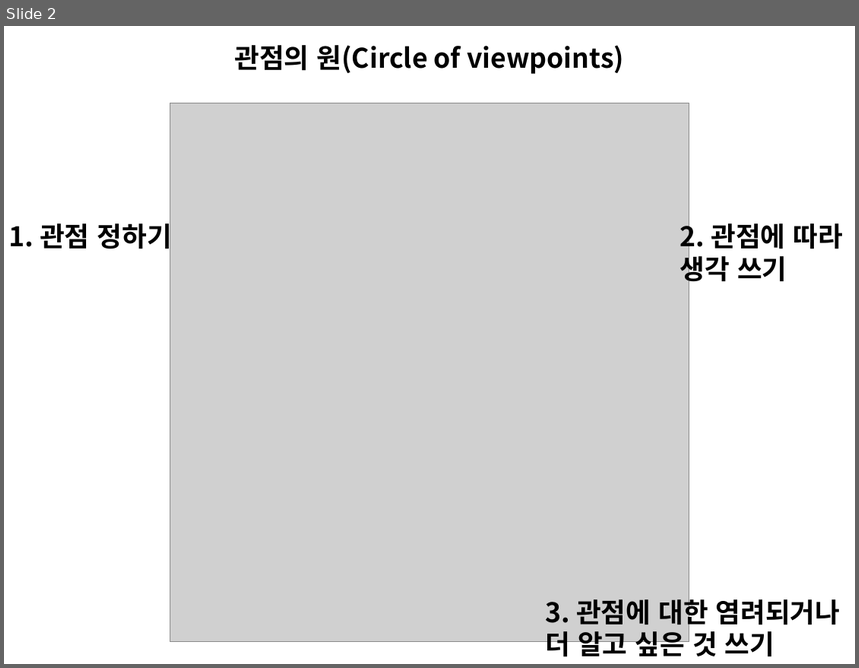
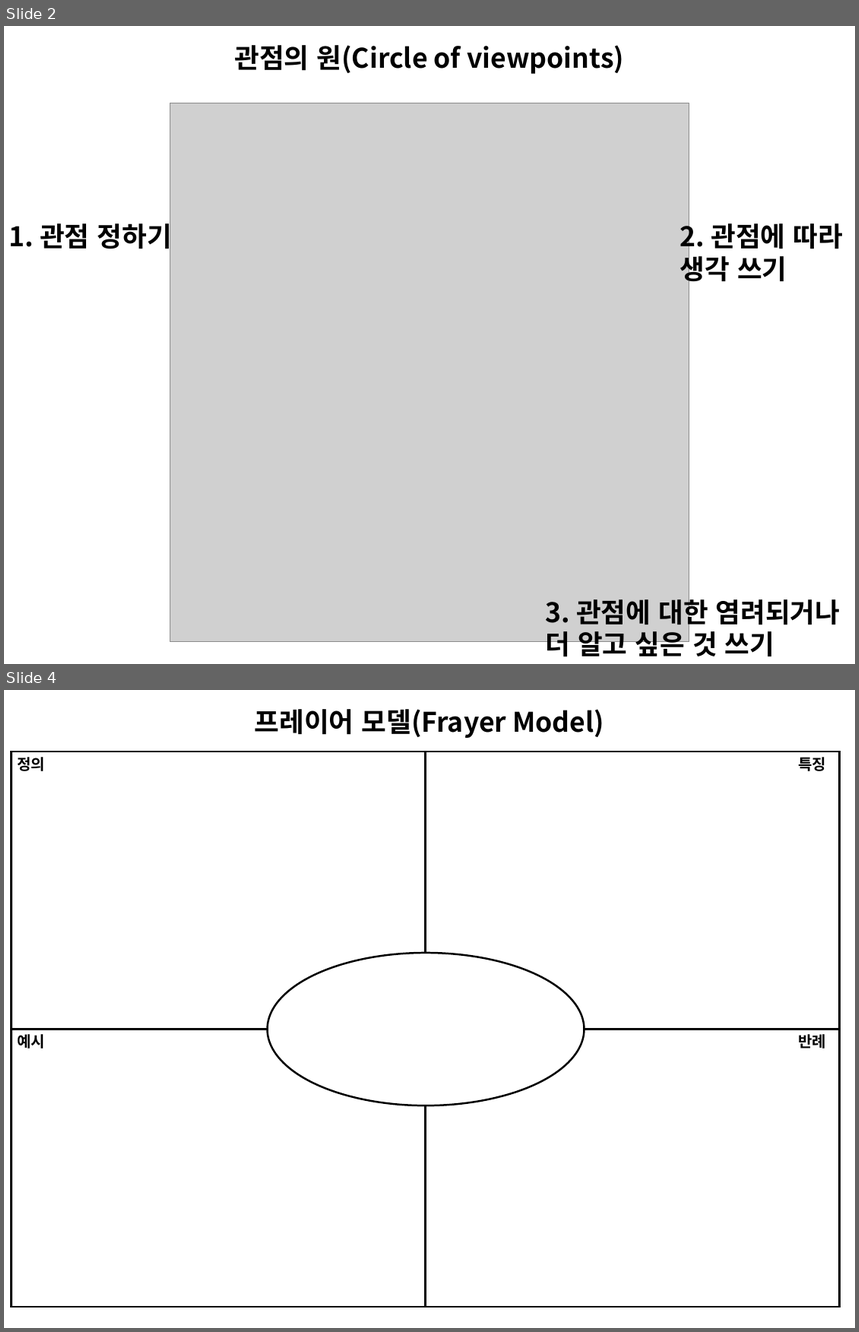
Before and after one commit to qo1598/thinking_routines, a slide deck: 사고루틴 템플릿.pptx. Shown one above the other, each under a label of ours: slide 2 before the commit, slides 2 and 4 after it; the slides between them are not shown. The pictures are 859x668 and 859x1332 pixels, drawn with LibreOffice and Linux fonts; fonts in the diff are those of the drawing; grey boxes stand for pictures. Boxes give left, top, right and bottom in pixels: in the first picture for what was removed or moved away, otherwise in the second. Text is boxed around its words. In the diff, an @@ line names an element or a change of style, - is before the commit and + after.

```diff
--- a/사고루틴 템플릿.pptx
+++ b/사고루틴 템플릿.pptx
@@ slide 4 added at (x1=4, y1=690, x2=855, y2=1328), background #FFFFFF @@
@@ text added at (x1=255, y1=709, x2=604, y2=738), 32 pt, text #000000, bold @@
+프레이어 모델(Frayer Model)
@@ rectangle added at (x1=12, y1=752, x2=425, y2=1030), outline #000000 2.25 pt @@
@@ text added at (x1=18, y1=757, x2=46, y2=771), 18 pt, text #000000, bold @@
+정의
@@ rectangle added at (x1=426, y1=752, x2=839, y2=1030), outline #000000 2.25 pt @@
@@ text added at (x1=798, y1=757, x2=826, y2=771), 18 pt, text #000000, bold @@
+특징
@@ ellipse added at (x1=267, y1=953, x2=584, y2=1106), fill #FFFFFF, outline #000000 2.25 pt @@
@@ rectangle added at (x1=12, y1=1029, x2=425, y2=1307), outline #000000 2.25 pt @@
@@ rectangle added at (x1=426, y1=1029, x2=839, y2=1307), outline #000000 2.25 pt @@
@@ text added at (x1=18, y1=1034, x2=46, y2=1049), 18 pt, text #000000, bold @@
+예시
@@ text added at (x1=798, y1=1034, x2=826, y2=1049), 18 pt, text #000000, bold @@
+반례
```
Also in this commit, not shown: 1 other slide added, 1 other file.
